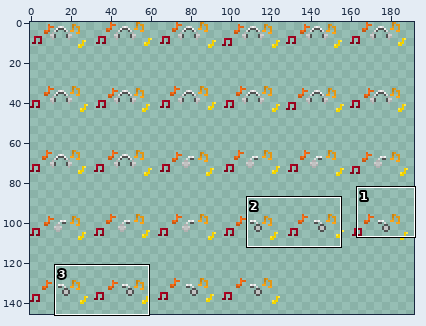
Sprite sheet -- Resources/Textures/_Moffstation/PersonalItems/Wearables/goblinsable/The_Rose_Of_Silence/The_Rose_Of_Silence.rsi/on-equipped-EARS.png. Above: a wide view before the commit, with the close-up outlined.
Close-up. The starting point:
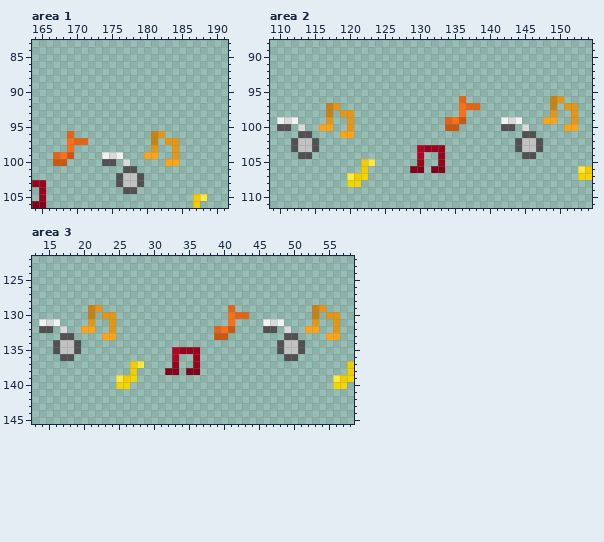
The file is 192x160 pixels. Shown: area 1: x 164..191, y 83..106; area 2: x 109..154, y 88..111; area 3: x 13..58, y 122..145. The wide view leaves out empty margins. The commit also changed other parts of the picture, which this record leaves out.
And afterwards:
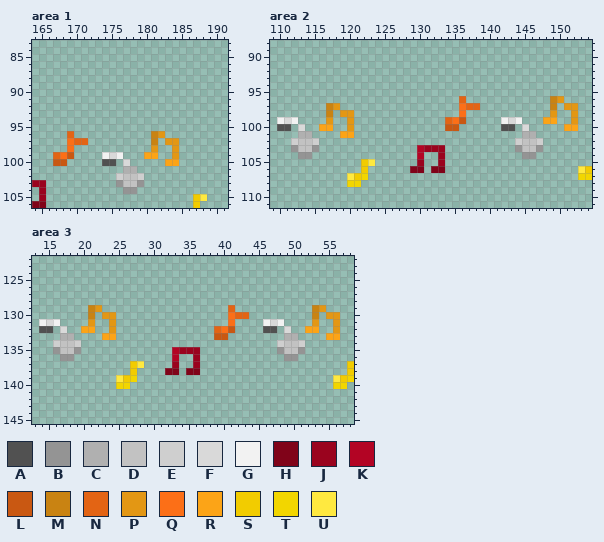
Palette (. is transparent): A #515151  B #949494  C #b0b0b0  D #c2c2c2  E #cfcfcf  F #d9d9d9  G #f2f2f2  H #800319  J #9a031e  K #b30424  L #c95812  M #c98312  N #e36414  P #e39714  Q #fc6f17  R #fca417  S #f2cc00  T #f2d600  U #ffe940
Diff:
Area 1:
The edit turns colour A into colour B in row 103 at x 176 and 179; in row 104 at x 177 to 178.
The edit turns colour A into colour C in row 101 at x 177 to 178.
The edit turns colour A into colour E in row 102 at x 176 and 179.
Area 2:
The edit turns colour A into colour B in row 103 at x 112, 115, 144 and 147; in row 104 at x 113 to 114 and 145 to 146.
The edit turns colour A into colour C in row 101 at x 113 to 114 and 145 to 146.
The edit turns colour A into colour E in row 102 at x 112, 115, 144 and 147.
Area 3:
The edit turns colour A into colour B in row 135 at x 16, 19, 48 and 51; in row 136 at x 17 to 18 and 49 to 50.
The edit turns colour A into colour C in row 133 at x 17 to 18 and 49 to 50.
The edit turns colour A into colour E in row 134 at x 16, 19, 48 and 51.
